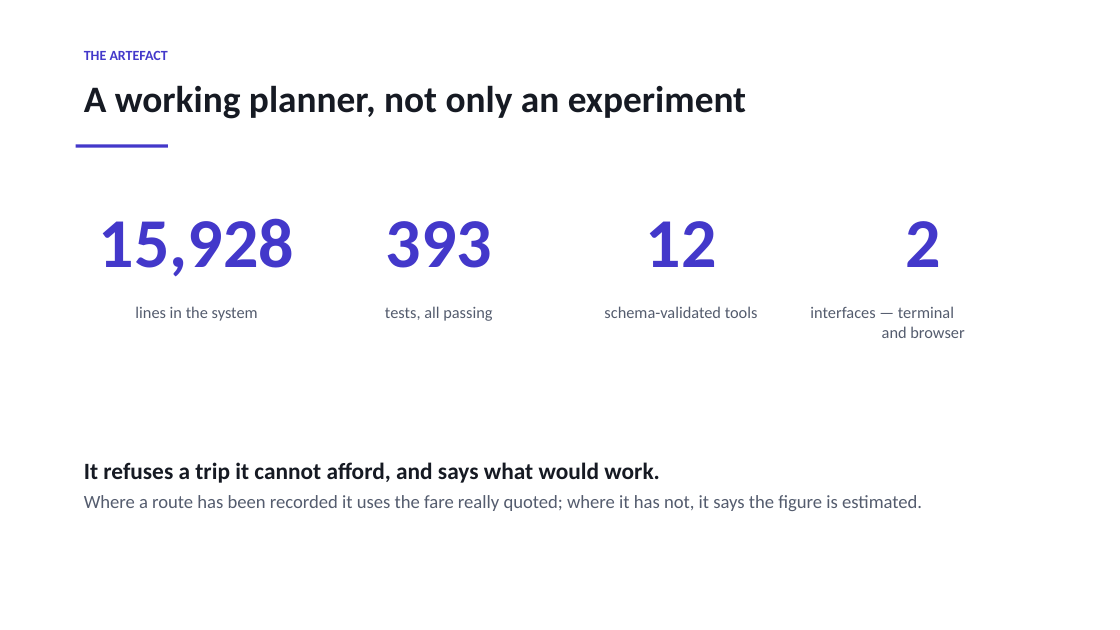
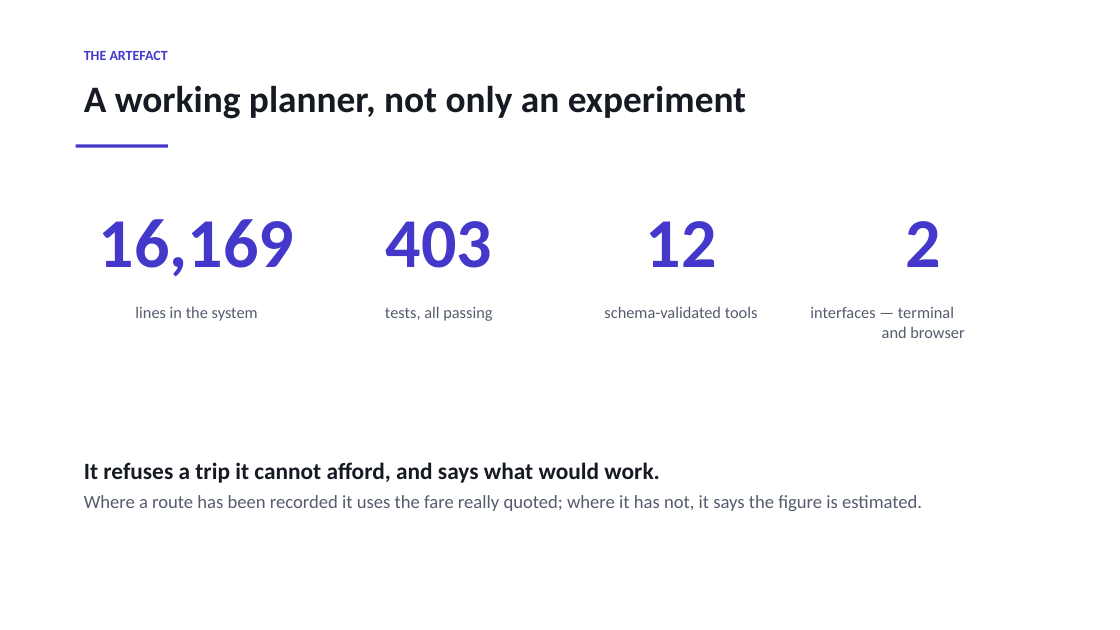
Before and after one commit to sherali143/Trip-Planner, a slide deck: slide 13 of submission/CMP7200_Viva_Presentation.pptx. Drawn at 1120x630 pixels with LibreOffice and Linux fonts; fonts in the diff are those of the drawing. Boxes give left, top, right and bottom in pixels: in the first picture for what was removed or moved away, otherwise in the second. Text is boxed around its words. In the diff, an @@ line names an element or a change of style, - is before the commit and + after.

```diff
--- a/submission/CMP7200_Viva_Presentation.pptx
+++ b/submission/CMP7200_Viva_Presentation.pptx
@@ text at (99,219,294,277): text changed @@
-15,928
+16,169
@@ text at (386,221,492,268): text changed @@
-393
+403
```
Also in this commit, not shown: 1 other slide changed, 1 other file.
